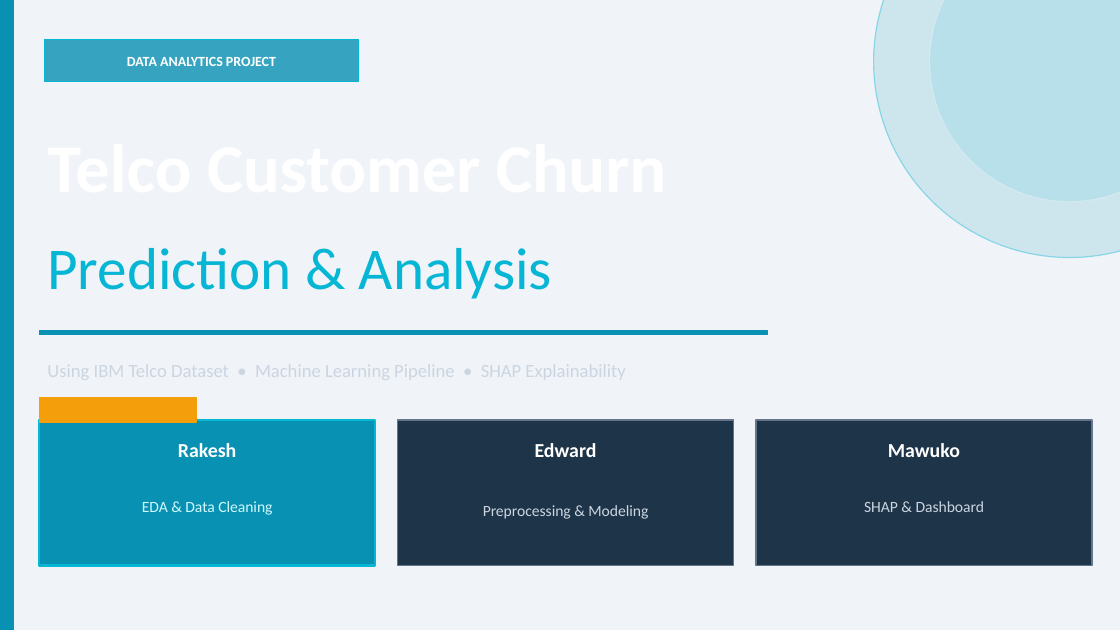
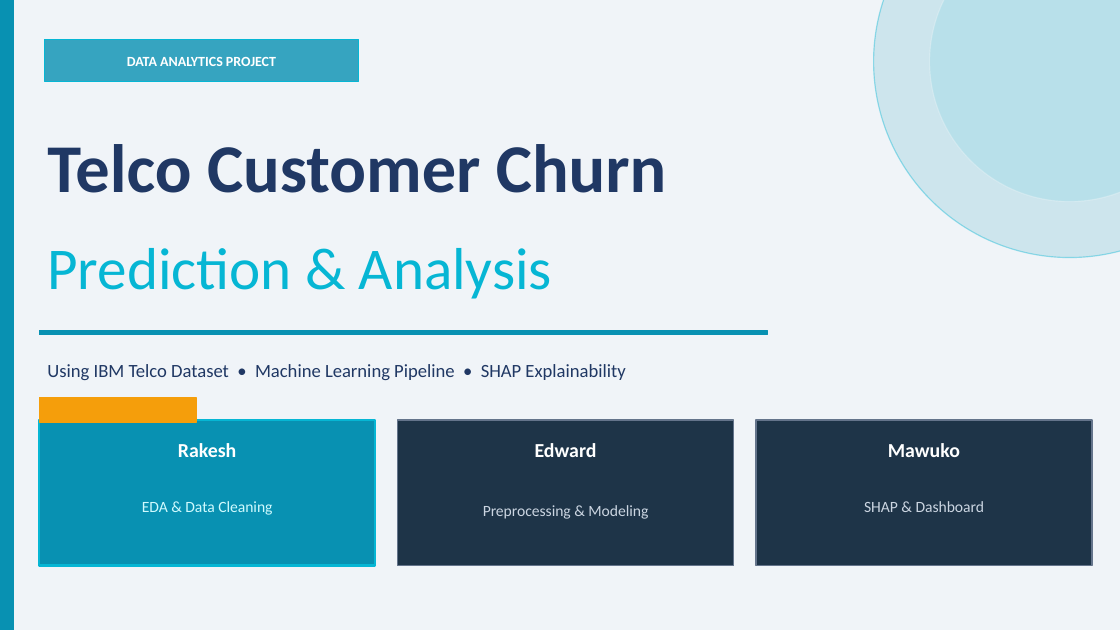
Before and after one commit to edodo/datavisualization, a slide deck: slide 1 of group_project.pptx. Drawn at 1120x630 pixels with LibreOffice and Linux fonts; fonts in the diff are those of the drawing. Boxes give left, top, right and bottom in pixels: in the first picture for what was removed or moved away, otherwise in the second. Text is boxed around its words. In the diff, an @@ line names an element or a change of style, - is before the commit and + after.

```diff
--- a/group_project.pptx
+++ b/group_project.pptx
@@ text added at [47, 144, 666, 193], 58.7 pt, text #203864, bold @@
+Telco Customer Churn
@@ text added at [47, 364, 625, 380], 16 pt, text #203864 @@
+Using IBM Telco Dataset • Machine Learning Pipeline • SHAP Explainability
```
Also in this commit, not shown: 1 other slide changed, 3 other files.
